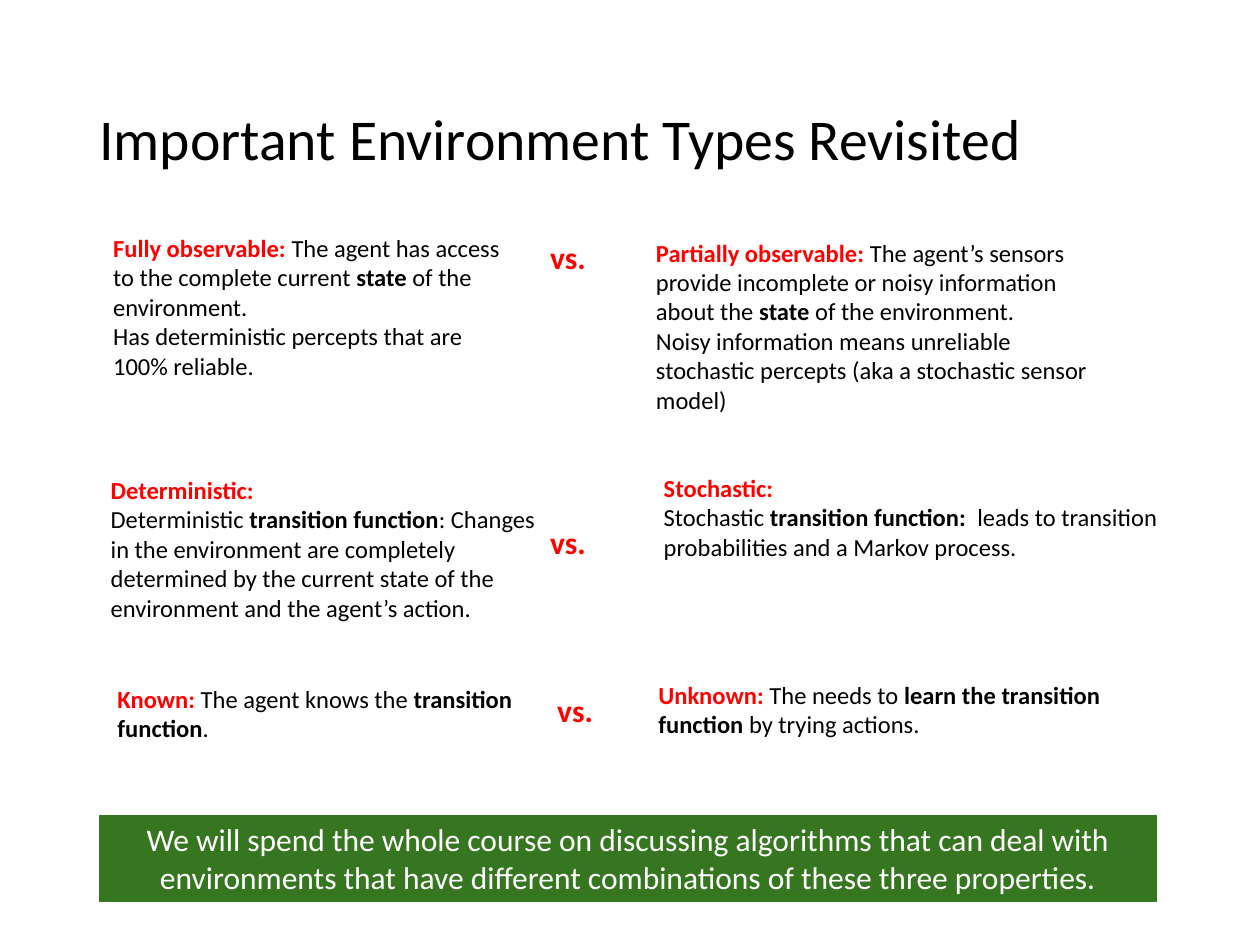
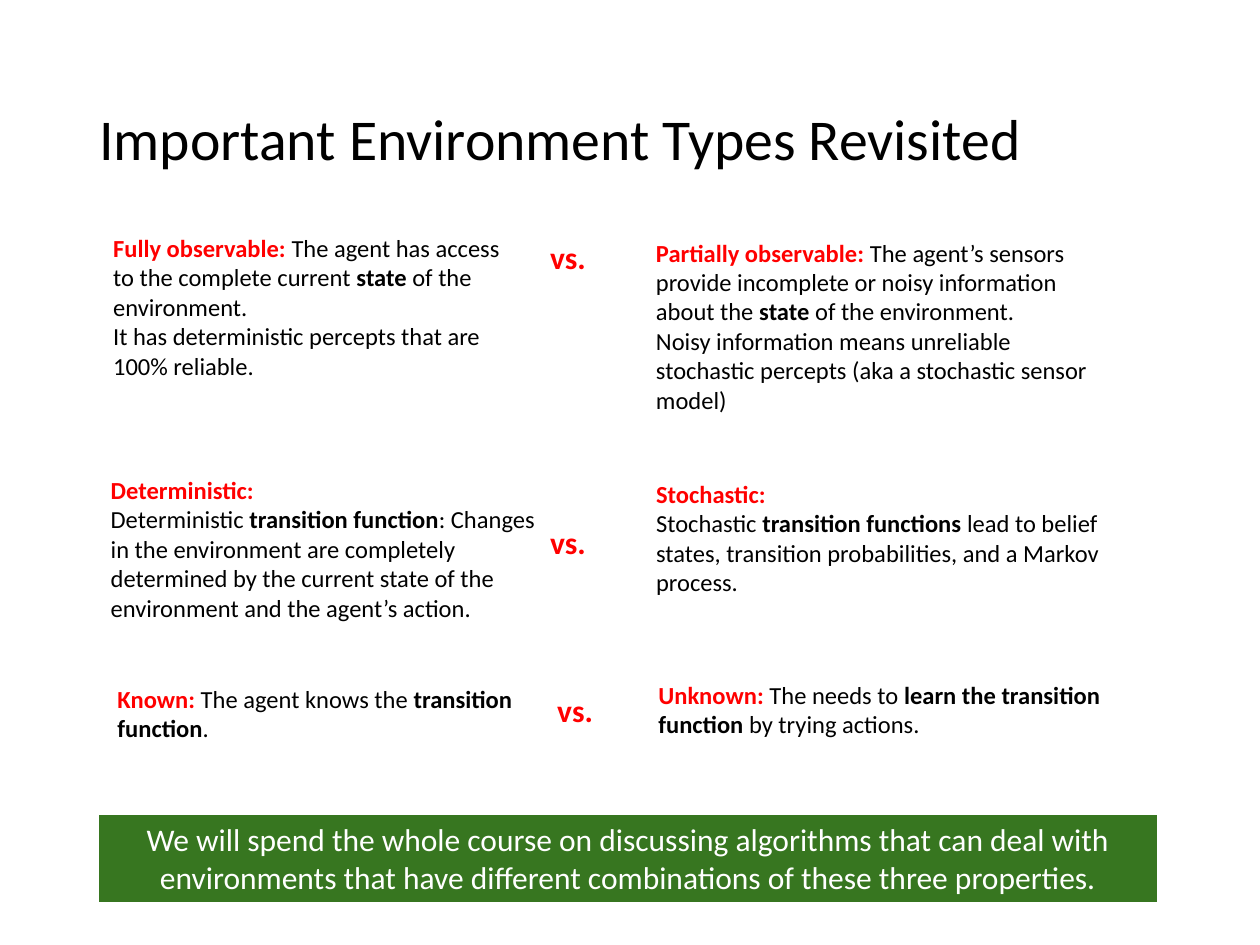
Before and after one commit to mhahsler/CS7320-AI, a slide deck: slide 41 of slides/02_agents.pptx. Drawn at 1260x945 pixels with LibreOffice and Linux fonts; fonts in the diff are those of the drawing. Boxes give left, top, right and bottom in pixels: in the first picture for what was removed or moved away, otherwise in the second. Text is boxed around its words. In the diff, an @@ line names an element or a change of style, - is before the commit and + after.

```diff
--- a/slides/02_agents.pptx
+++ b/slides/02_agents.pptx
@@ text at <box>113,239,500,376</box>: text changed @@
-Fully observable: The agent has access to the complete current state of the environment.
-Has deterministic percepts that are 100% reliable.
+Fully observable: The agent has access to the complete current state of the environment.
+It has deterministic percepts that are 100% reliable.
@@ text "Stochastic:": place and size @@
-text "Stochastic:" at <box>664,479,1157,560</box>
+text "Stochastic:" at <box>656,485,1099,595</box>
@@ text at <box>656,514,1099,595</box>: text changed @@
-Stochastic transition function: leads to transition probabilities and a Markov process.
+Stochastic transition functions lead to belief states, transition probabilities, and a Markov process.
```
Also in this commit, not shown: 2 other slides changed, 1 other file.
